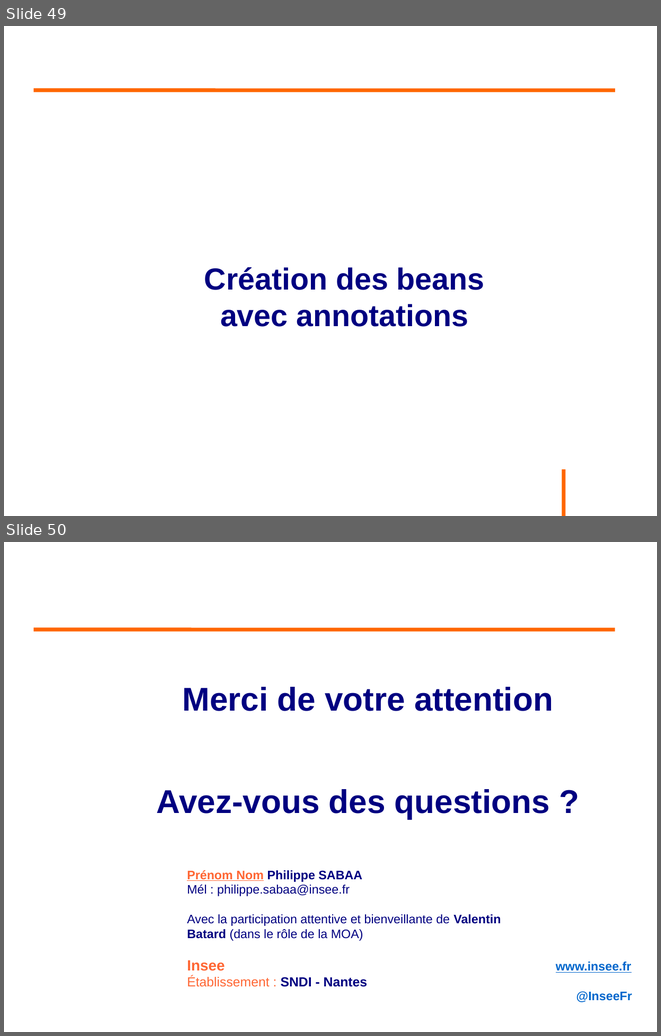
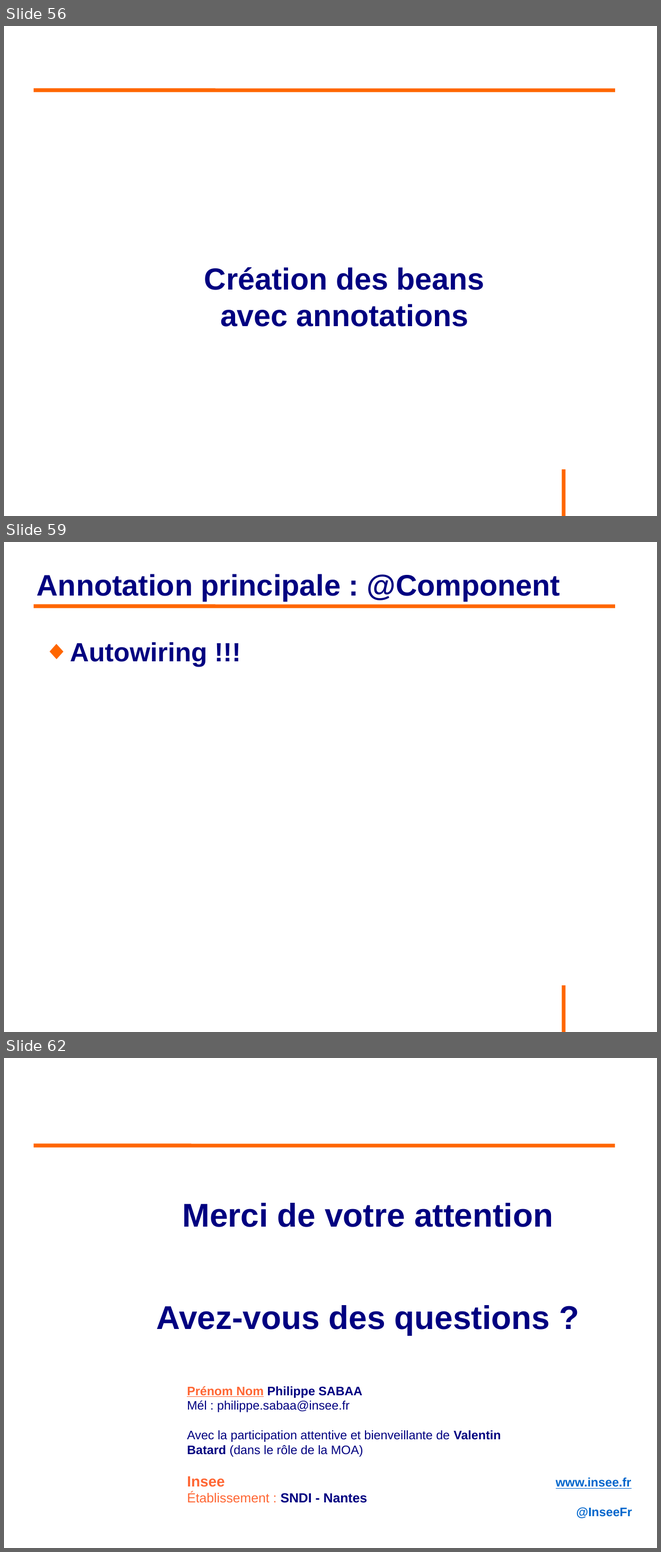
Before and after one commit to philphils/formation-spring, a slide deck: Documentation/diapo_formation_spring.odp. Shown one above the other, each under a label of ours: slides 49 and 50 before the commit, slides 56, 59 and 62 after it; the slides between them are not shown. The pictures are 661x1036 and 661x1552 pixels, drawn with LibreOffice and Linux fonts; fonts in the diff are those of the drawing; background and template pictures are left out. Boxes give left, top, right and bottom in pixels: in the first picture for what was removed or moved away, otherwise in the second. Text is boxed around its words. In the diff, an @@ line names an element or a change of style, - is before the commit and + after.

Commit message:
Avancement partie annotation

```diff
--- a/Documentation/diapo_formation_spring.odp
+++ b/Documentation/diapo_formation_spring.odp
@@ slide 59 added at [4, 542, 657, 1032], background #FFFFFF; not listed: 1 template element that a slide beside it also shows @@
@@ title added at [37, 574, 560, 601], 36 pt, text #000080, bold @@
+Annotation principale : @Component
@@ line added from (34, 606) to (616, 606), #FF6600 4.54 pt @@
@@ text added at [70, 642, 207, 667], 32 pt, text #000080, bold @@
+◆ Autowiring !!!
@@ what was slide 49 is now slide 56 @@
@@ what was slide 50 is now slide 62 @@
```
Also in this commit, not shown: 2 slides changed, 11 other slides added.
